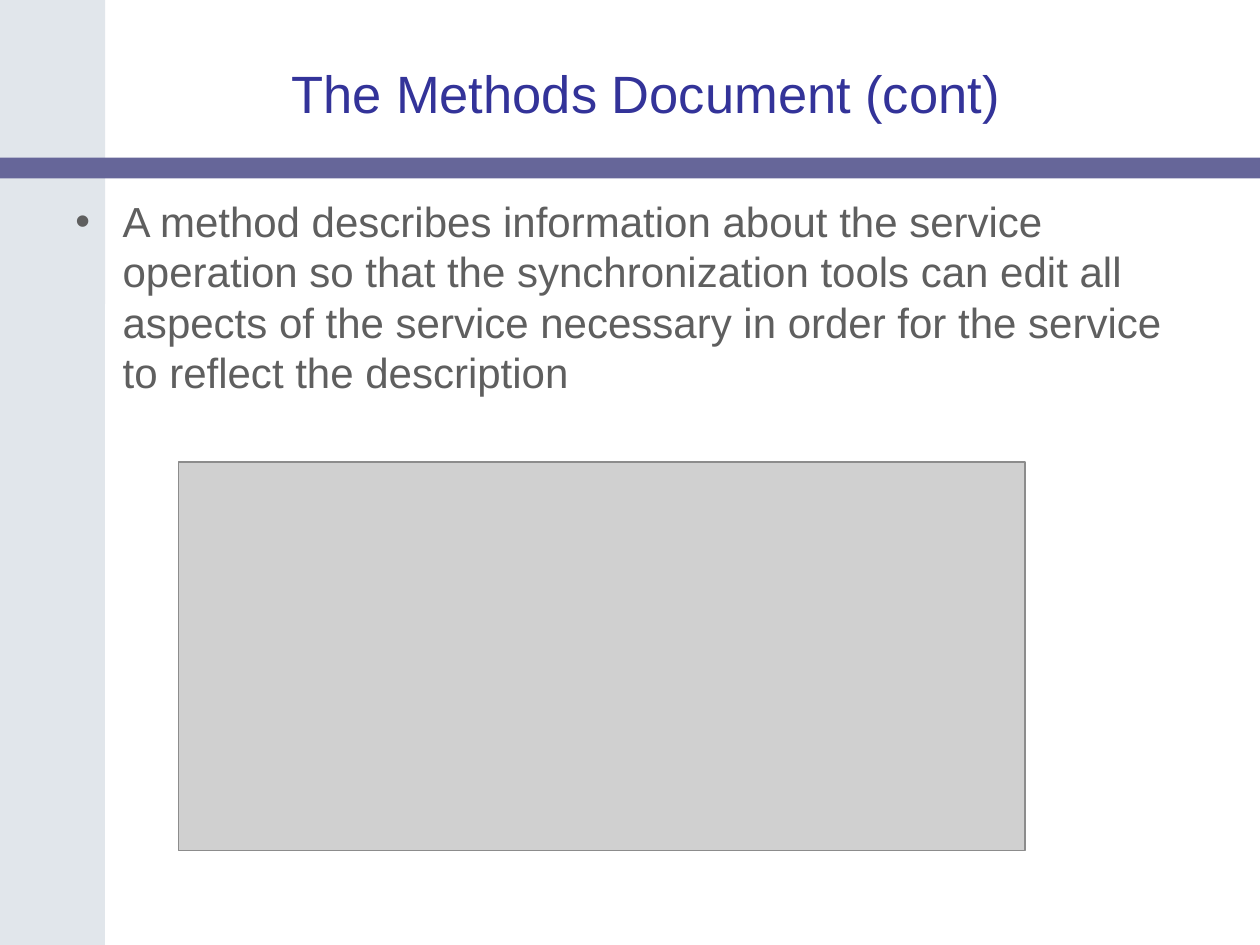
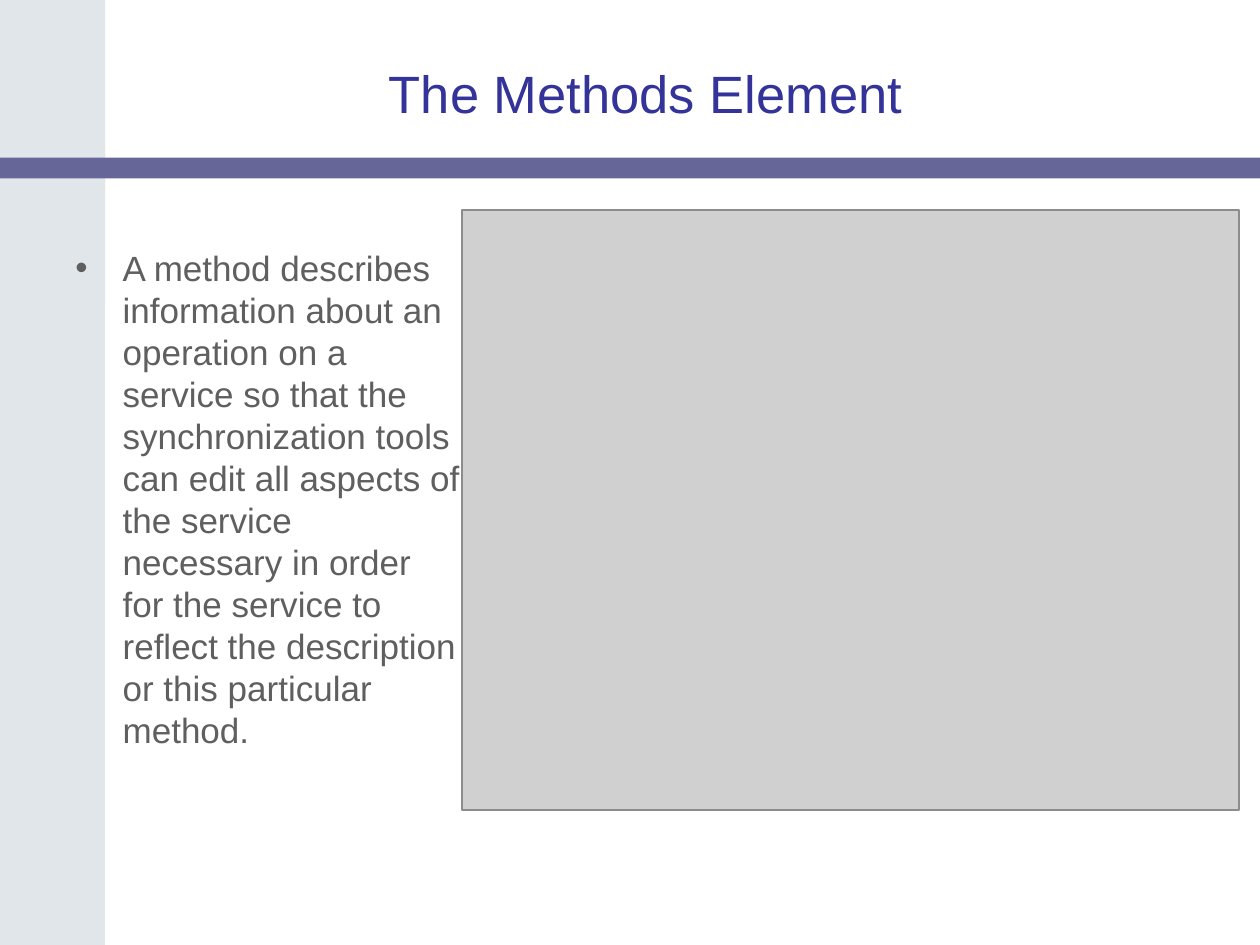
Before and after one commit to NCIP/cagrid-docs, a slide deck: slide 18 of presentations/200607_VCDE_ARCH/caGrid-Joint-F2F-Introduce.ppt (slide 34 before the commit). Drawn at 1260x945 pixels with LibreOffice and Linux fonts; fonts in the diff are those of the drawing; grey boxes stand for pictures; background and template pictures are left out. Boxes give left, top, right and bottom in pixels: in the first picture for what was removed or moved away, otherwise in the second. Text is boxed around its words. In the diff, an @@ line names an element or a change of style, - is before the commit and + after.

```diff
--- a/presentations/200607_VCDE_ARCH/caGrid-Joint-F2F-Introduce.ppt
+++ b/presentations/200607_VCDE_ARCH/caGrid-Joint-F2F-Introduce.ppt
@@ title at (x1=389, y1=75, x2=902, y2=114): text changed @@
-The Methods Document (cont)
+The Methods Element
@@ picture resized from (x1=179, y1=462, x2=1026, y2=850) to (x1=462, y1=210, x2=1240, y2=810) @@
@@ text at (x1=123, y1=255, x2=459, y2=744): text changed; size 24 to 20 pt @@
-• A method describes information about the service operation so that the synchronization tools can edit all aspects of the service necessary in order for the service to reflect the description
+• A method describes information about an operation on a service so that the synchronization tools can edit all aspects of the service necessary in order for the service to reflect the description or this particular method.
```
Also in this commit, not shown: 3 other slides changed, 3 slides added, 2 slides removed.
